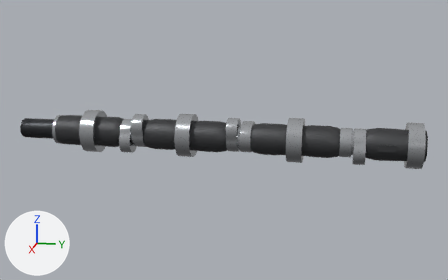
Renders of the glTF model public/parts/camshaft-right.glb from each side of a commit.
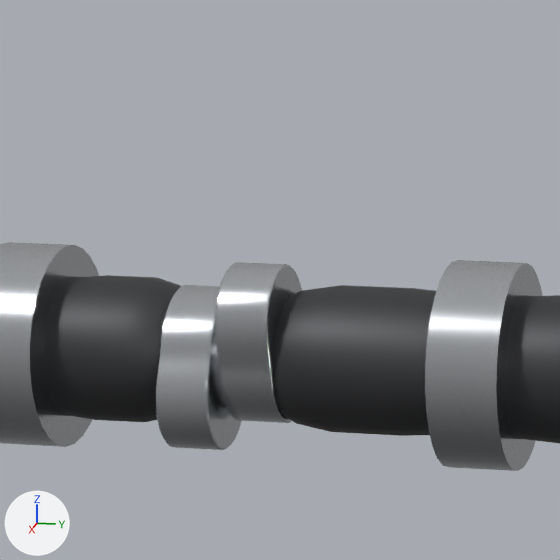
The first picture shows the older version from a camera (50 mm lens) standing at (932.0, 80.0, 157.0) and looking at (290.0, -48.0, -4.0). The close-ups show the older and then the newer version on the part from 19% to 45% of the width and 21% to 63% of the height of that picture. Only the edits that show in the close-ups are written down. The lights are fixed; the arrows at lower left show +X, +Y and +Z. Where no turn or scale is listed for an object, it has been applied to the vertices. Vertices at exactly the same position are counted once.

Names of what the first close-up shows: 'camshaft-right:forgedDark', 'camshaft-right:polishedSteel'.
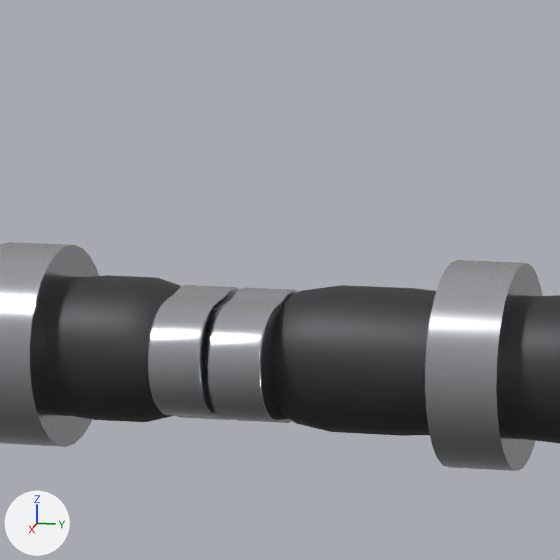
The change, as a diff of the scene's bpy script:
```diff
--- a/public/parts/camshaft-right.glb.py
+++ b/public/parts/camshaft-right.glb.py
@@ me_mesh_0 @@
 me_mesh_0.from_pydata(...)  # 2316 vertices, 4576 faces; spans x -23.0..23.0, y -199.0..199.0, z -23.0..23.0
 # used by ob_camshaft_right_polishedsteel; location = (292.0, -40.8, 0.0)
+# me_mesh_0 part 1: the loose piece of 322 vertices spanning x -15.0..17.0, y -106.0..-94.0, z -15.0..22.0 is turned 62.3 degrees about the y axis through the mesh origin
+# me_mesh_0 part 2: the loose piece of 322 vertices spanning x -15.0..19.0, y -120.0..-108.0, z -21.0..15.0 is turned -60.7 degrees about the y axis through the mesh origin
 me_mesh_0.materials.append(mat_polishedsteel)
```

Location of each change, (x1, y1, x2, y2) in pixels of the close-ups (560 x 560 px; the box of a moved part takes in the faces that stretch with it):
part 1 of me_mesh_0, moved or reshaped
    before: (215, 262, 302, 423)
    after: (207, 288, 298, 423)
part 2 of me_mesh_0, moved or reshaped
    before: (155, 285, 241, 450)
    after: (147, 285, 240, 420)
